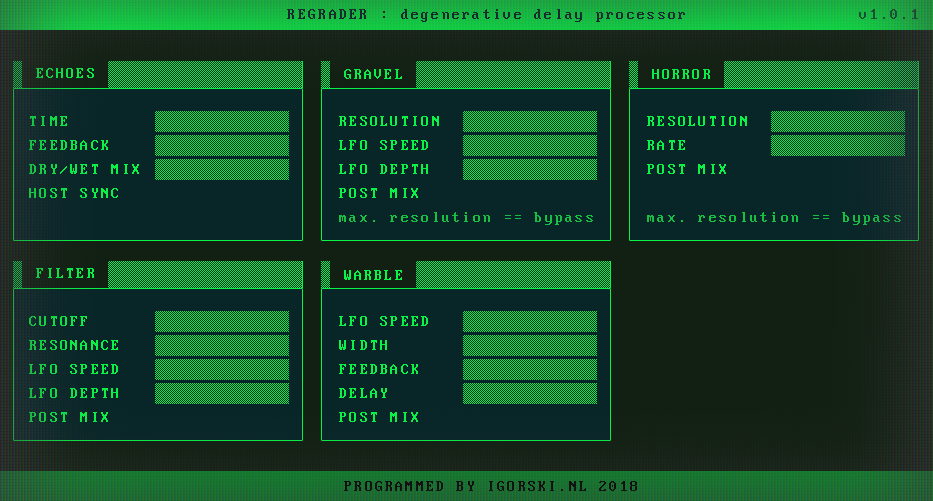
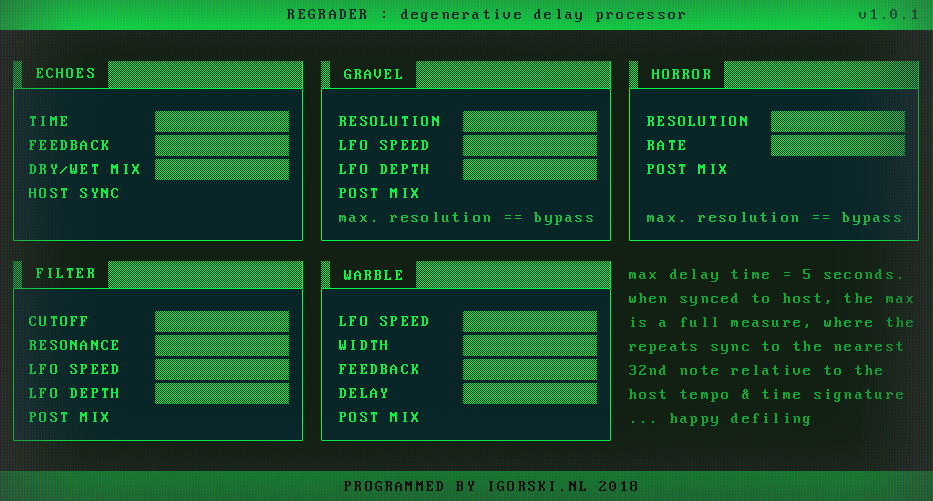
Before/after of a w=933, h=501 layered artwork. What changed in the layer stack:
added layer "max delay time = 5 seconds. when synced to host, the max is a f" (65%) above "module: delay" over [629, 269, 913, 426]
